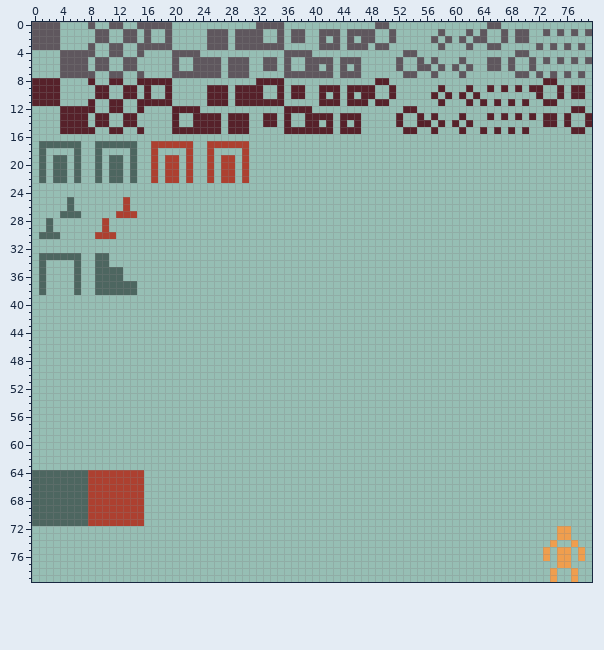
Edited in one commit: sprite sheet (Dungeon/Content/Images/MiniMap.png). Above: the version before the commit.
The file is 80x80 pixels.
After:
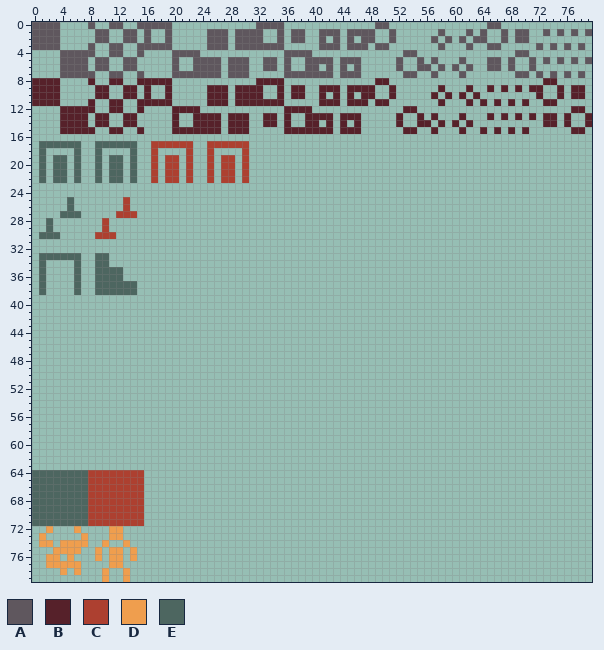
Palette (. is transparent): A #5f575e  B #56212a  C #ad4030  D #ef9e4e  E #4d6660
Diff:
Changed rows in their new state; - is an unchanged pixel.
first column x 1:
72 -D---D----DD--------------------------------------------------------------..--
73 D-----D---DD--------------------------------------------------------------..--
74 DD-DDDD--D--D------------------------------------------------------------.--.-
75 --DDDD--D-DD-D----------------------------------------------------------.-..-.
76 -DD-D---D-DD-D----------------------------------------------------------.-..-.
77 -DDDDD----DD--------------------------------------------------------------..--
78 ---D-D---D--D------------------------------------------------------------.--.-
79 ---------D--D------------------------------------------------------------.--.-
